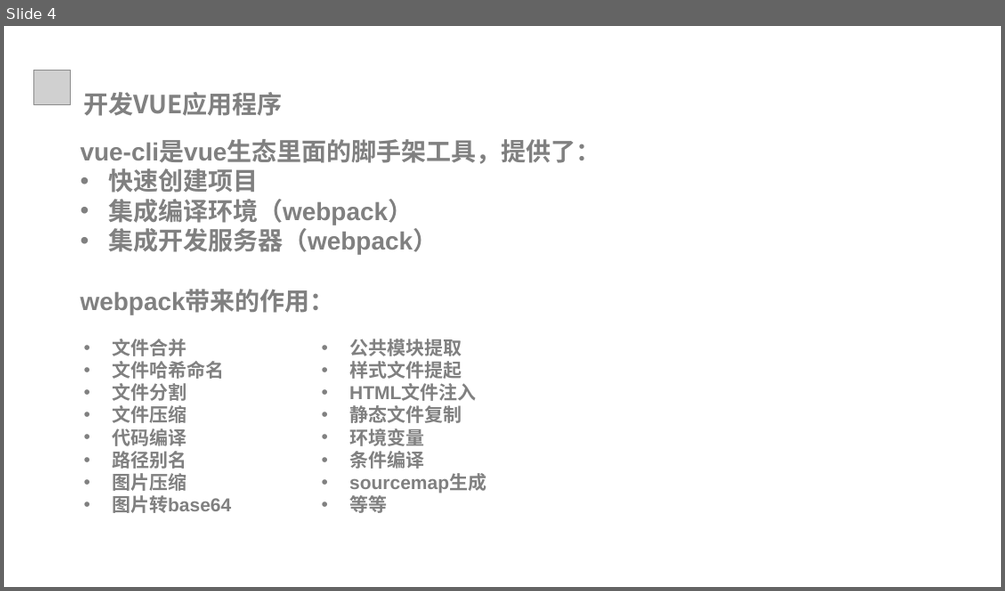
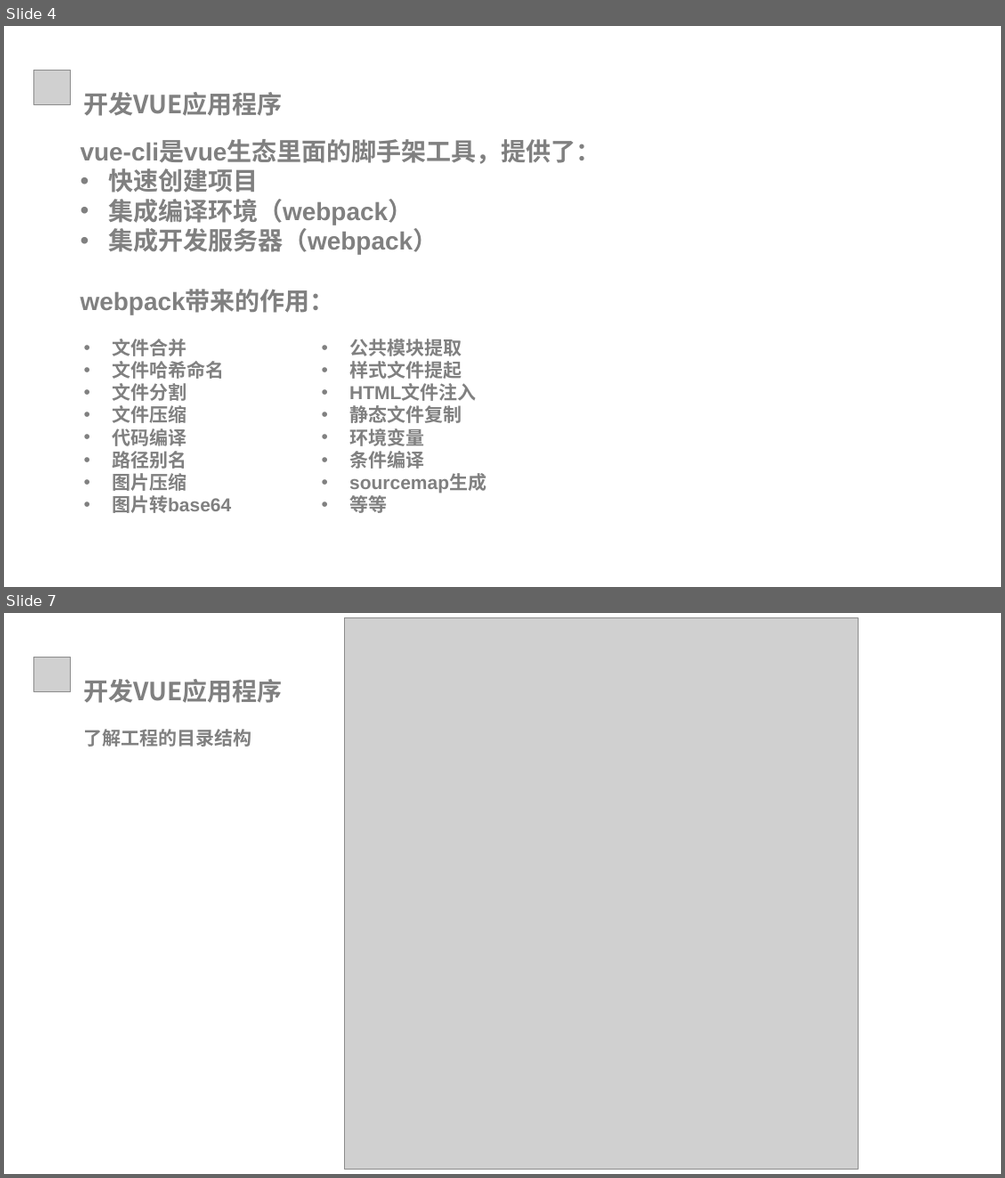
Before and after one commit to xiaozs/ppt, a slide deck: 3.开发VUE应用程序.pptx. Shown one above the other, each under a label of ours: slide 4 before the commit, slides 4 and 7 after it; the slides between them are not shown. The pictures are 1005x591 and 1005x1178 pixels, drawn with LibreOffice and Linux fonts; fonts in the diff are those of the drawing; grey boxes stand for pictures; background and template pictures are left out. Boxes give left, top, right and bottom in pixels: in the first picture for what was removed or moved away, otherwise in the second. Text is boxed around its words. In the diff, an @@ line names an element or a change of style, - is before the commit and + after.

```diff
--- a/3.开发VUE应用程序.pptx
+++ b/3.开发VUE应用程序.pptx
@@ slide 7 added at (4,613,1001,1174), background #FFFFFF @@
@@ picture added at (344,618,858,1168) @@
@@ picture added at (34,657,71,692) @@
@@ text added at (84,679,283,703), 24 pt, text #808080, bold @@
+开发VUE应用程序
@@ text added at (84,729,252,747), 18 pt, text #808080, bold @@
+了解工程的目录结构
```
Also in this commit, not shown: 3 slides changed, 15 other slides added, 37 other files.
